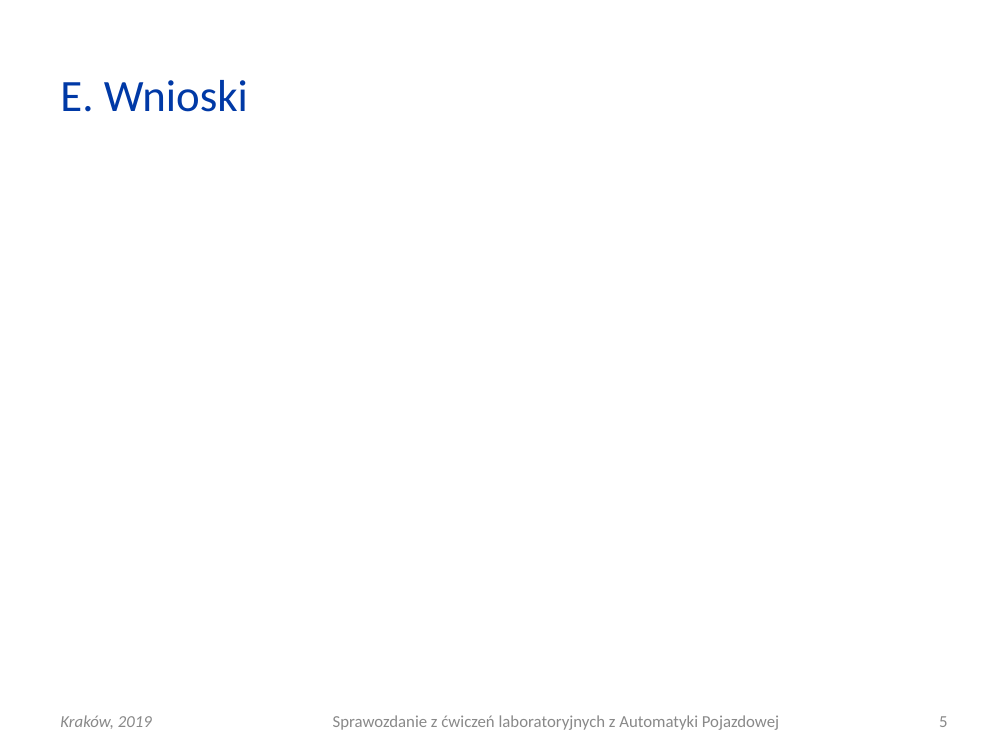
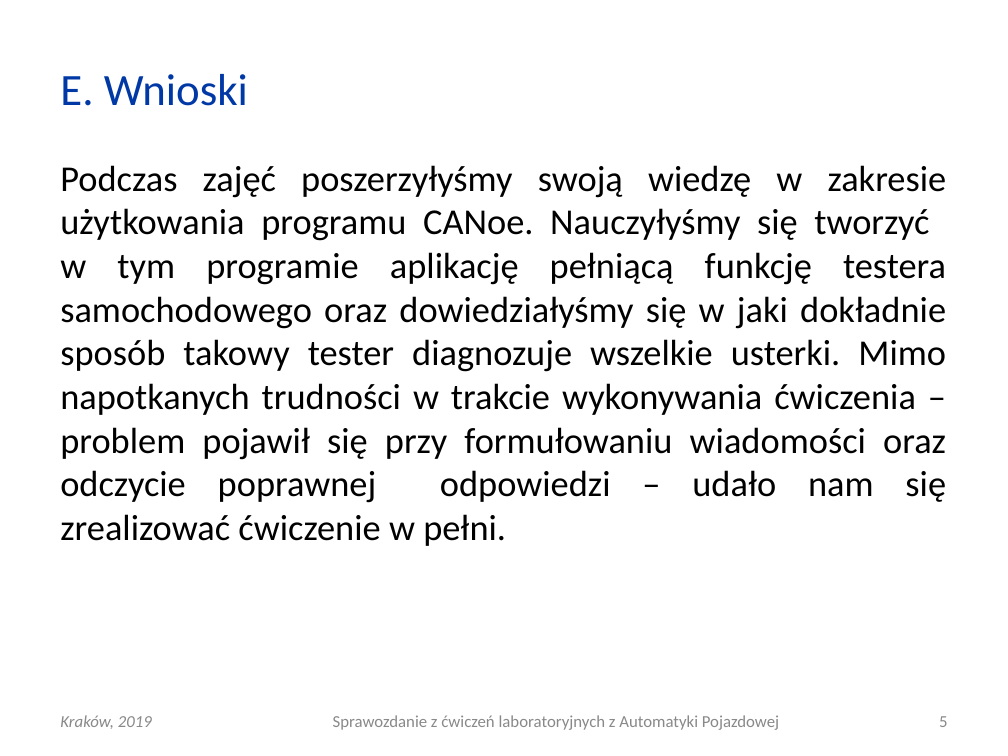
Before and after one commit to elfsonix/Automatyka-Pojazdowa, a slide deck: slide 5 of Lab12/AP_L12_20190508_0930_G03.ppt. Drawn at 1008x756 pixels with LibreOffice and Linux fonts; fonts in the diff are those of the drawing. Boxes give left, top, right and bottom in pixels: in the first picture for what was removed or moved away, otherwise in the second. Text is boxed around its words. In the diff, an @@ line names an element or a change of style, - is before the commit and + after.

Commit message:
wnioski

```diff
--- a/Lab12/AP_L12_20190508_0930_G03.ppt
+++ b/Lab12/AP_L12_20190508_0930_G03.ppt
@@ title "E. Wnioski": place and size @@
-title "E. Wnioski" at (60,80,248,112)
+title "E. Wnioski" at (60,74,248,106)
@@ text added at (60,165,947,546), 26 pt, text #000000 @@
+Podczas zajęć poszerzyłyśmy swoją wiedzę w zakresie użytkowania programu CANoe. Nauczyłyśmy się tworzyć
+w tym programie aplikację pełniącą funkcję testera samochodowego oraz dowiedziałyśmy się w jaki dokładnie sposób takowy tester diagnozuje wszelkie usterki. Mimo napotkanych trudności w trakcie wykonywania ćwiczenia – problem pojawił się przy formułowaniu wiadomości oraz odczycie poprawnej odpowiedzi – udało nam się zrealizować ćwiczenie w pełni.
```
Also in this commit, not shown: 1 other file.
